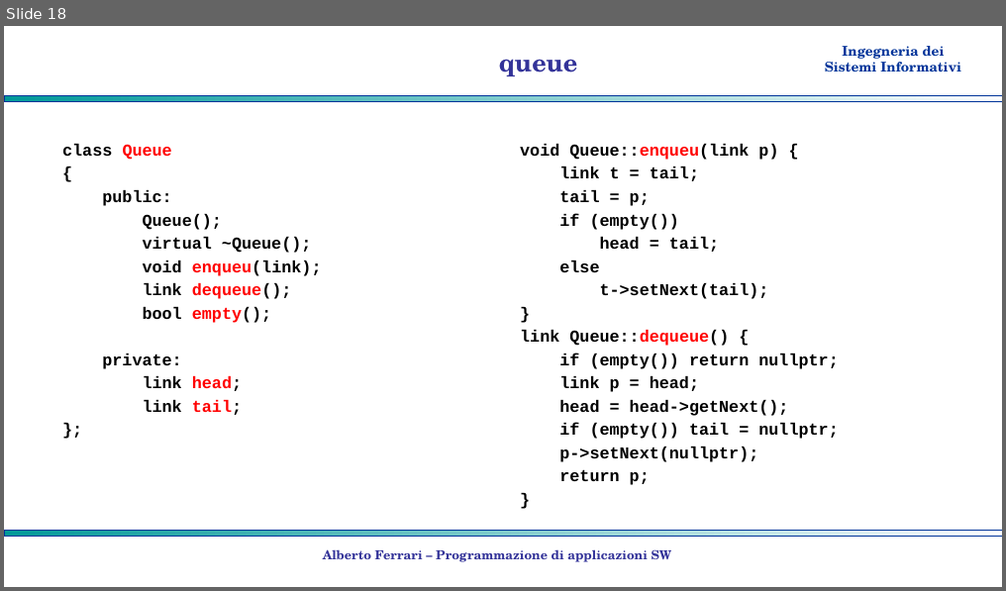
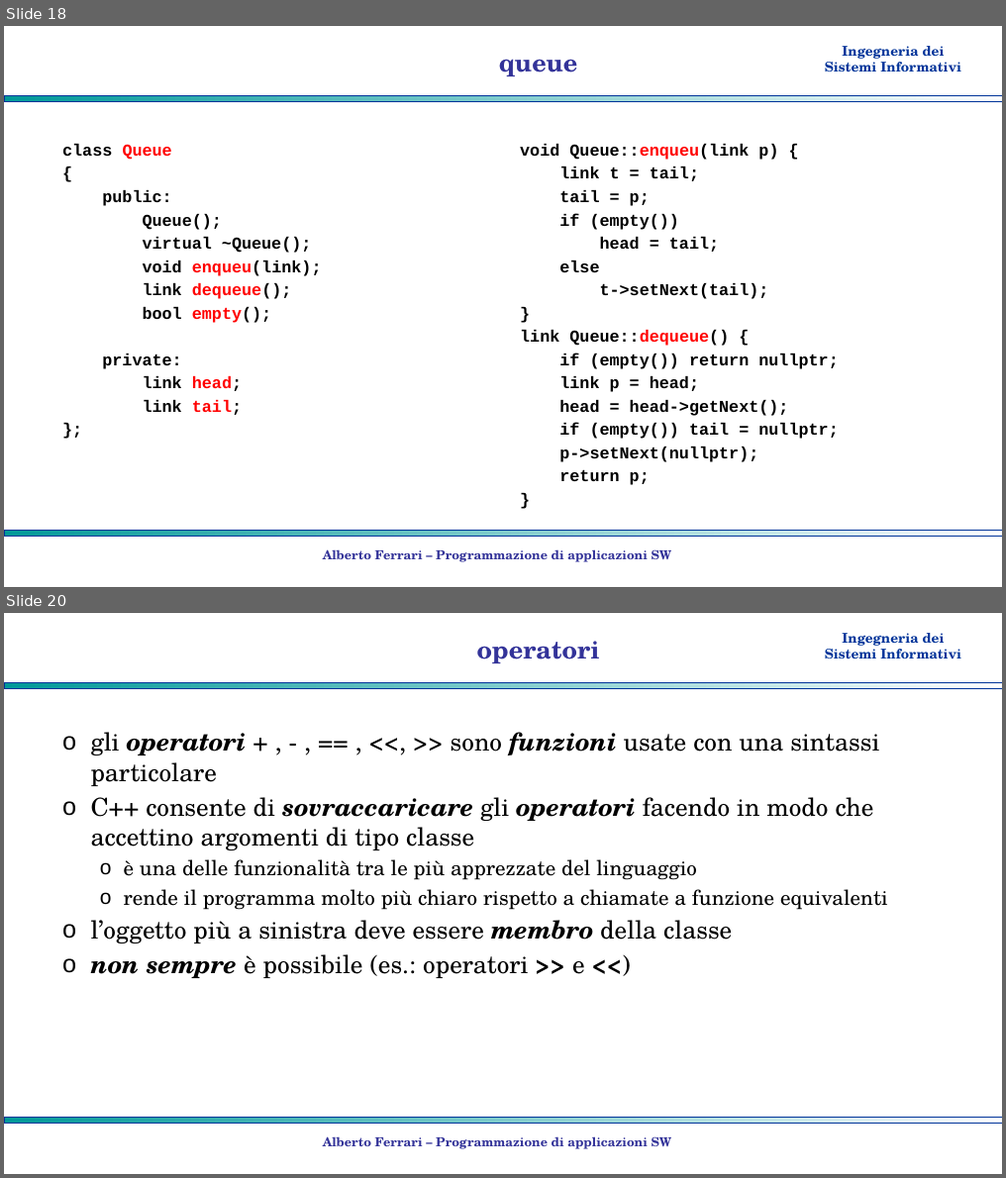
Before and after one commit to albertoferrari/pasw, a slide deck: lezioni/PASW06 - strutture lineari.pptx. Shown one above the other, each under a label of ours: slide 18 before the commit, slides 18 and 20 after it; the slides between them are not shown. The pictures are 1006x591 and 1006x1178 pixels, drawn with LibreOffice and Linux fonts; fonts in the diff are those of the drawing; background and template pictures are left out. Boxes give left, top, right and bottom in pixels: in the first picture for what was removed or moved away, otherwise in the second. Text is boxed around its words. In the diff, an @@ line names an element or a change of style, - is before the commit and + after.

```diff
--- a/lezioni/PASW06 - strutture lineari.pptx
+++ b/lezioni/PASW06 - strutture lineari.pptx
@@ slide 20 added at box(4, 613, 1002, 1174), background #FFFFFF; not listed: 3 template elements that a slide beside it also shows @@
@@ title added at box(477, 641, 600, 663), 24 pt, text #333399, bold @@
+operatori
@@ text added at box(91, 732, 888, 978), 24 pt, text #000000 @@
+o gli operatori + , - , == , <<, >> sono funzioni usate con una sintassi particolare
+o C++ consente di sovraccaricare gli operatori facendo in modo che accettino argomenti di tipo classe
+  o è una delle funzionalità tra le più apprezzate del linguaggio
+  o rende il programma molto più chiaro rispetto a chiamate a funzione equivalenti
+o l’oggetto più a sinistra deve essere membro della classe
+o non sempre è possibile (es.: operatori >> e <<)
@@ text added at box(323, 1137, 672, 1150), 12 pt, text #333399, bold @@
+Alberto Ferrari – Programmazione di applicazioni SW
```
Also in this commit, not shown: 5 other slides added, 1 other file.
